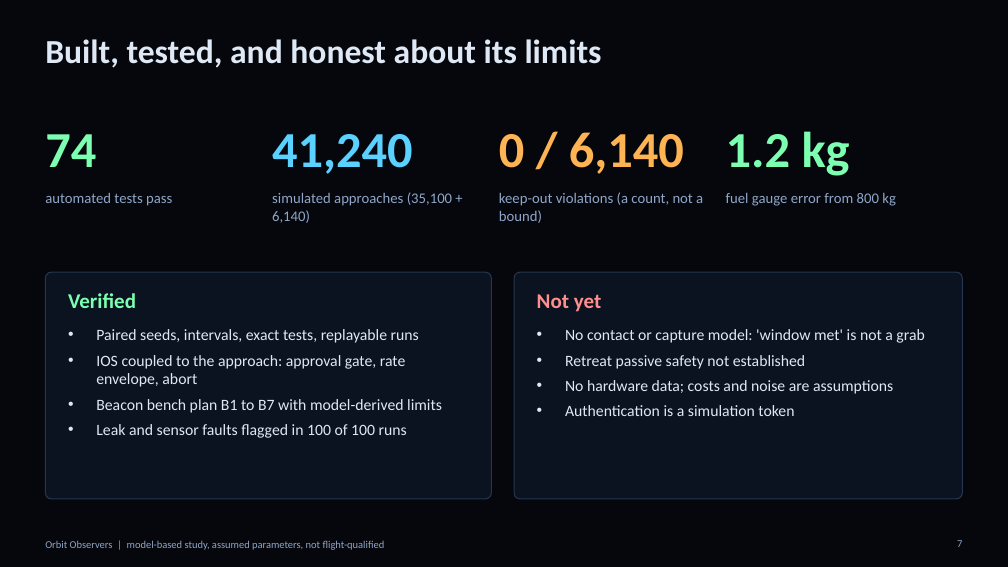
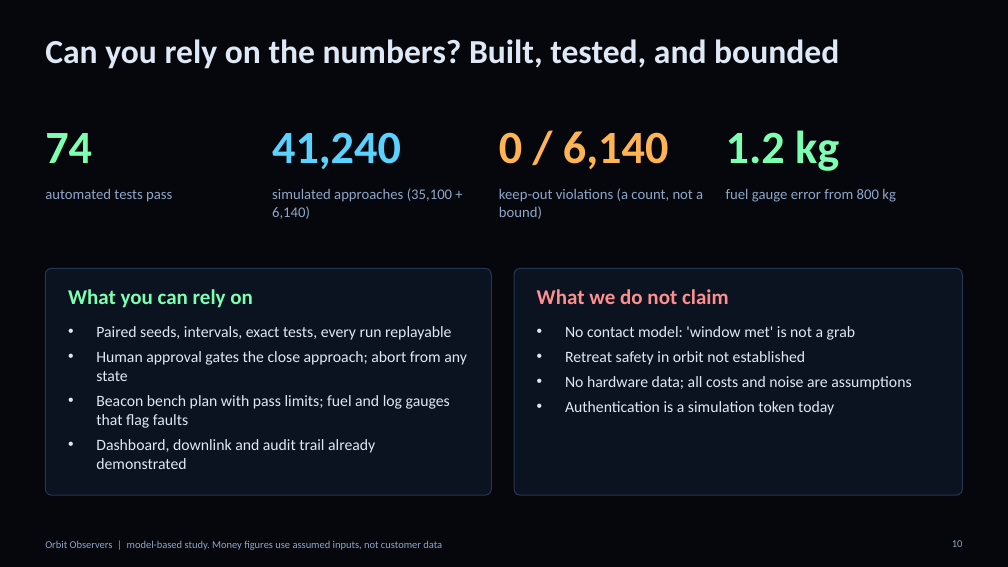
Before and after one commit to Siddharthpatni/Orbit_Observers, a slide deck: slide 10 of docs/presentation/Orbit_Observers_Pitch.pptx (slide 7 before the commit). Drawn at 1008x567 pixels with LibreOffice and Linux fonts; fonts in the diff are those of the drawing. Boxes give left, top, right and bottom in pixels: in the first picture for what was removed or moved away, otherwise in the second. Text is boxed around its words. In the diff, an @@ line names an element or a change of style, - is before the commit and + after.

```diff
--- a/docs/presentation/Orbit_Observers_Pitch.pptx
+++ b/docs/presentation/Orbit_Observers_Pitch.pptx
@@ title at bbox=[45, 39, 839, 69]: text changed @@
-Built, tested, and honest about its limits
+Can you rely on the numbers? Built, tested, and bounded
@@ size 48 to 44 pt in 4 elements at bbox=[726, 130, 839, 171], bbox=[45, 133, 92, 163], bbox=[272, 132, 401, 169], bbox=[499, 131, 668, 169] @@
@@ text "automated tests pass": place and size @@
-text "automated tests pass" at bbox=[45, 193, 172, 206]
+text "automated tests pass" at bbox=[45, 189, 172, 202]
@@ text "simulated approaches (35,100 + 6,140)": place and size @@
-text "simulated approaches (35,100 + 6,140)" at bbox=[272, 192, 452, 223]
+text "simulated approaches (35,100 + 6,140)" at bbox=[272, 188, 452, 219]
@@ text "keep-out violations (a count, not ...": place and size @@
-text "keep-out violations (a count, not ..." at bbox=[499, 192, 703, 223]
+text "keep-out violations (a count, not ..." at bbox=[499, 188, 703, 219]
@@ text "fuel gauge error from 800 ...": place and size @@
-text "fuel gauge error from 800 ..." at bbox=[726, 193, 896, 206]
+text "fuel gauge error from 800 ..." at bbox=[726, 189, 896, 202]
@@ rounded rectangle: place and size @@
-rounded rectangle at bbox=[45, 272, 492, 499]
+rounded rectangle at bbox=[45, 268, 492, 495]
@@ rounded rectangle: place and size @@
-rounded rectangle at bbox=[514, 272, 963, 499]
+rounded rectangle at bbox=[514, 268, 963, 495]
@@ text removed at bbox=[68, 293, 136, 308] @@
-Verified
@@ text added at bbox=[68, 289, 253, 308], 20 pt, text #7DFFB2, bold @@
+What you can rely on
@@ text at bbox=[537, 289, 729, 304]: text changed @@
-Not yet
+What we do not claim
@@ text at bbox=[96, 326, 467, 469]: text changed @@
-• Paired seeds, intervals, exact tests, replayable runs
-• IOS coupled to the approach: approval gate, rate envelope, abort
-• Beacon bench plan B1 to B7 with model-derived limits
-• Leak and sensor faults flagged in 100 of 100 runs
+• Paired seeds, intervals, exact tests, every run replayable
+• Human approval gates the close approach; abort from any state
+• Beacon bench plan with pass limits; fuel and log gauges that flag faults
+• Dashboard, downlink and audit trail already demonstrated
@@ text at bbox=[565, 326, 911, 415]: text changed @@
-• No contact or capture model: 'window met' is not a grab
-• Retreat passive safety not established
-• No hardware data; costs and noise are assumptions
-• Authentication is a simulation token
+• No contact model: 'window met' is not a grab
+• Retreat safety in orbit not established
+• No hardware data; all costs and noise are assumptions
+• Authentication is a simulation token today
@@ text at bbox=[45, 540, 442, 550]: text changed @@
-Orbit Observers | model-based study, assumed parameters, not flight-qualified
+Orbit Observers | model-based study. Money figures use assumed inputs, not customer data
@@ page number at bbox=[952, 540, 963, 547]: text changed @@
-7
+10
```
Also in this commit, not shown: 6 other slides changed, 9 slides added, 7 slides removed, 6 other files.
